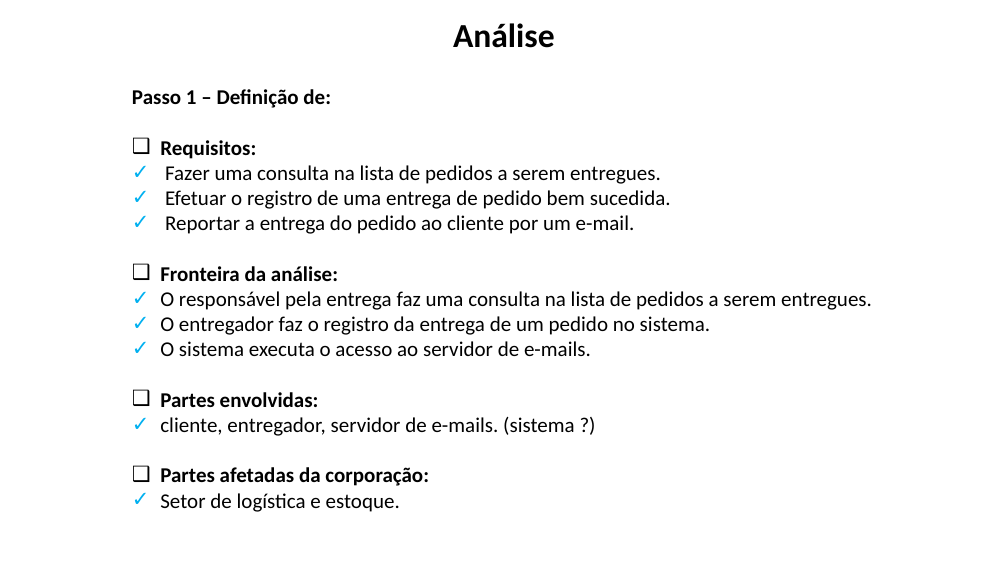
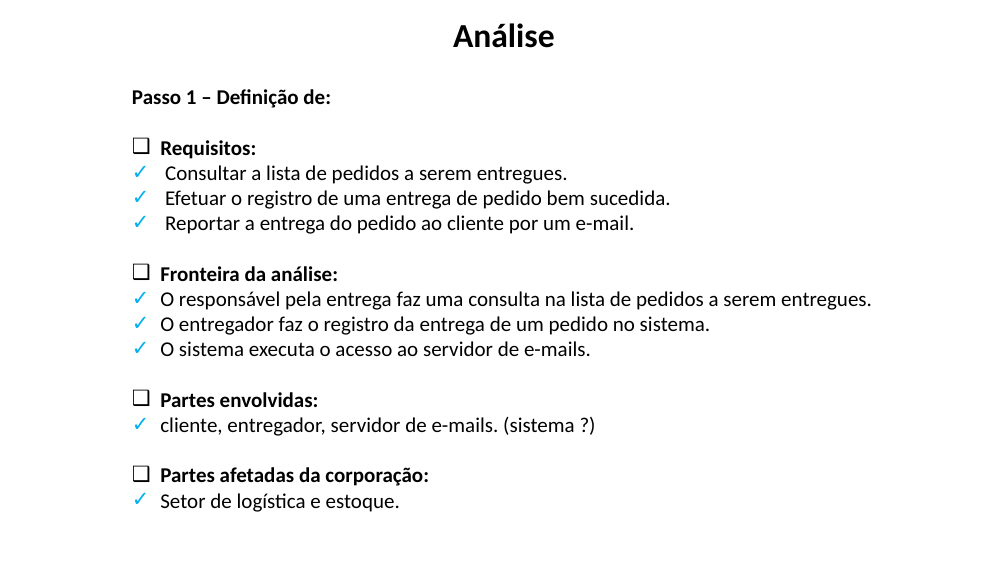
Before and after one commit to dm112-dupla/final-project, a slide deck: slide 4 of Trabalho 1 - DM112.pptx. Drawn at 1008x567 pixels with LibreOffice and Linux fonts; fonts in the diff are those of the drawing; background and template pictures are left out. Boxes give left, top, right and bottom in pixels: in the first picture for what was removed or moved away, otherwise in the second. Text is boxed around its words. In the diff, an @@ line names an element or a change of style, - is before the commit and + after.

```diff
--- a/Trabalho 1 - DM112.pptx
+++ b/Trabalho 1 - DM112.pptx
@@ text at [165,165,568,184]: text changed @@
-✓ Fazer uma consulta na lista de pedidos a serem entregues.
+✓ Consultar a lista de pedidos a serem entregues.
```
Also in this commit, not shown: 2 slides added.
